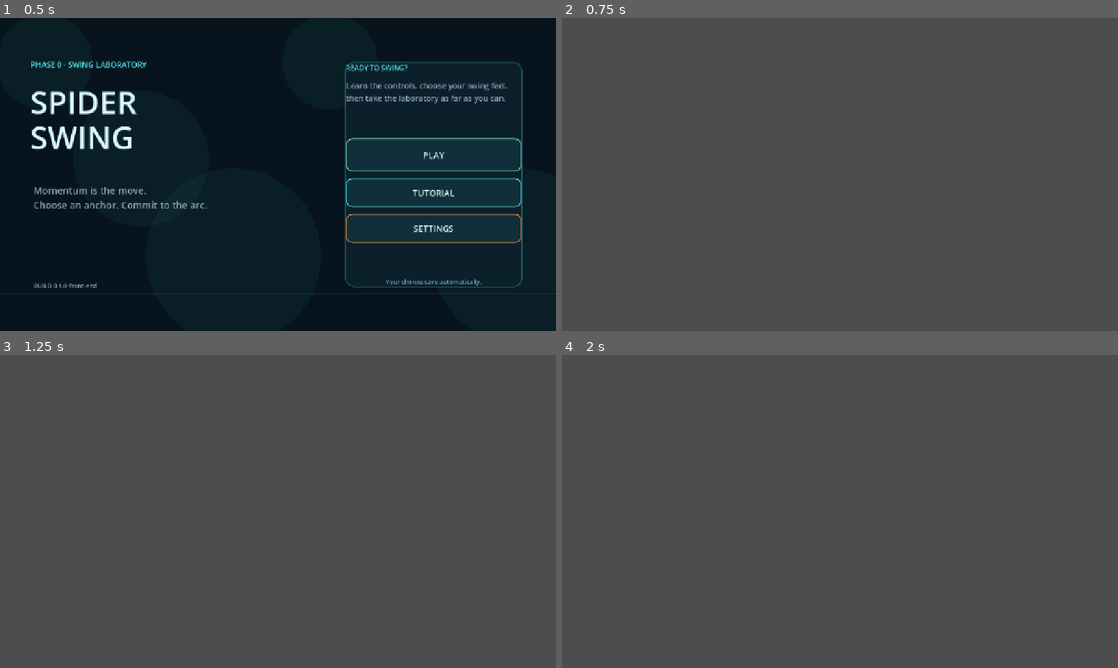
Above: before the commit, frames 1-4 (two rows, left to right).
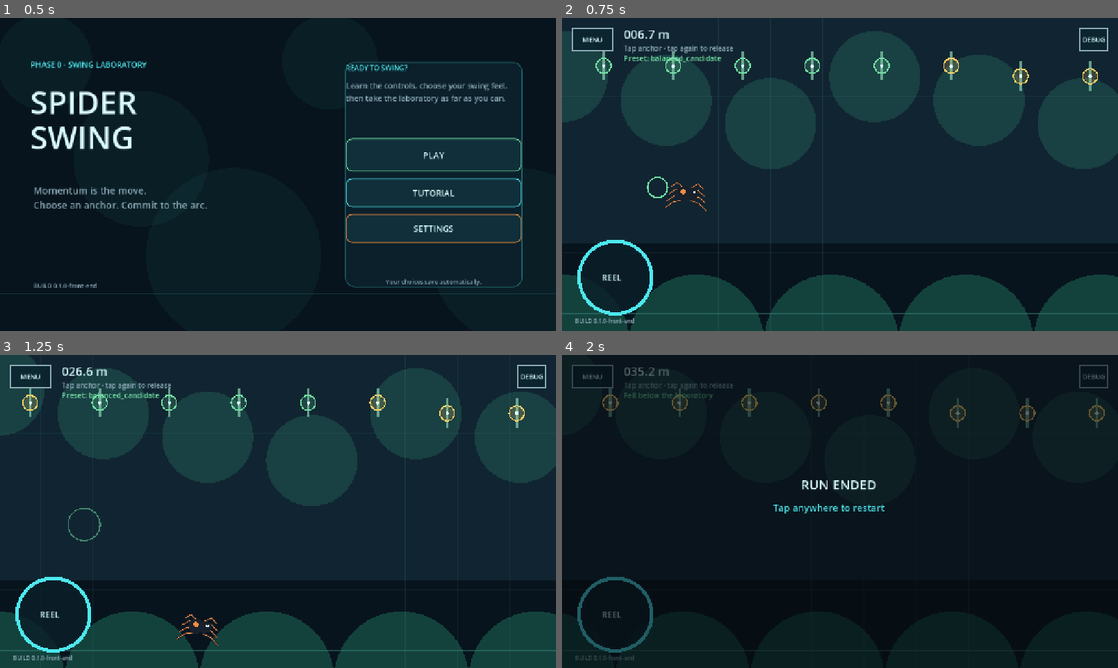
Above: after the commit, the same moments.

Repository: menno420/spider-swing
Game: Godot game, scene res://game/bootstrap/main.tscn
The game is run twice, just before and just after one commit, with the same random seed, the same clock (stepped at 60 frames per second) and the same inputs.
Inputs (mouse positions are in pixels of both pictures, inside the frame that each line leads up to):
- Up to frame 1 (0.5 s): no input
- Up to frame 2 (0.75 s): click "PLAY" at 0.5 s
- Up to frame 3 (1.25 s): no input
- Up to frame 4 (2 s): click (1067, 621) at 1.27 s

Frame 1 is identical in both runs. In frame 2, 100% of the frame differs, in the area x 0-100%, y 0-100%; in frame 3, 100%; in frame 4, 100%.
Error before the commit: Parse Error: Invalid argument for "reset()" function: argument 2 should be "CourseGeometry" but is "PackedVector2Array". (res://game/application/swing_lab_sess…

Commit message:
Implement the Phase 0.5 traversal slice

Diff:
--- a/game/application/swing_lab_session.gd
+++ b/game/application/swing_lab_session.gd
@@ -15,6 +15,7 @@
 
 var _config := SwingConfig.from_preset(SwingConfig.PRESET_BALANCED)
 var _world := SimulationWorld.new()
+var _course_stream := CourseStream.new()
 var _run := RunStateMachine.new()
 var _command_buffer: Array[InputCommand] = []
 var _sequence: int = 0
@@ -65,6 +66,26 @@
 	_buffer(InputCommand.reel(active, _next_sequence(), _world.tick))
 
 
+func request_burst() -> void:
+	if _run.state != RunStateMachine.State.ACTIVE:
+		return
+	_buffer(InputCommand.burst(_next_sequence(), _world.tick))
+
+
+func request_burst_from_gesture(world_target: Vector2) -> void:
+	if _run.state != RunStateMachine.State.ACTIVE:
+		return
+	if _world.web.attached and world_target.distance_to(_world.web.anchor) <= \
+			_config.surface_snap_distance * 1.25:
+		request_burst()
+		return
+	event_published.emit(SimulationEvent.make(
+		SimulationEvent.Kind.BURST_UNAVAILABLE,
+		world_target,
+		"Double-tap the attached web target",
+	))
+
+
 func request_restart() -> void:
 	_reset_run()
 
@@ -158,6 +179,11 @@
 		"velocity": [_world.velocity.x, _world.velocity.y],
 		"rope_length": _world.web.rope_length,
 		"reel_energy": _world.web.reel_energy,
+		"burst_cooldown": _world.burst_cooldown_remaining,
+		"stream_chunks": [
+			_course_stream.geometry().first_chunk_index,
+			_course_stream.geometry().last_chunk_index,
+		],
 		"commands": _recorded_commands,
 	}
 	var path := "user://swing_lab_diagnostic.json"
@@ -185,6 +211,8 @@
 			_world.queue_command(command)
 		_command_buffer.clear()
 
+		_world.set_course_geometry(
+			_course_stream.update_for_position(_world.position.x))
 		var events := _world.step(FIXED_DELTA)
 		for event: SimulationEvent in events:
 			if event.kind == SimulationEvent.Kind.DEATH_REQUESTED:
@@ -230,7 +258,8 @@
 
 func _reset_run(clear_replay: bool = true) -> void:
 	_run.reset()
-	_world.reset(_config, _build_course())
+	_course_stream.reset()
+	_world.reset(_config, _course_stream.geometry())
 	_command_buffer.clear()
 	_sequence = 0
 	if clear_replay:
@@ -242,18 +271,6 @@
 		"Swing Laboratory ready",
 	))
 	_publish_snapshot()
-
-
-func _build_course() -> PackedVector2Array:
-	var course := PackedVector2Array()
-	var heights := PackedFloat32Array([150.0, 245.0, 115.0, 300.0, 185.0, 265.0])
-	for index in range(72):
-		course.append(Vector2(
-			480.0 + float(index) * 285.0,
-			heights[index % heights.size()],
-		))
-	return course
-
 
 func _make_snapshot() -> SimulationSnapshot:
 	var snapshot := SimulationSnapshot.new()
@@ -272,10 +289,14 @@
 	snapshot.reel_capacity = _config.reel_energy_capacity
 	snapshot.reel_active = _world.web.reel_active
 	snapshot.reel_lockout = _world.web.reel_lockout_remaining
+	snapshot.burst_cooldown = _world.burst_cooldown_remaining
+	snapshot.burst_cooldown_capacity = _config.burst_cooldown
 	snapshot.run_state = _run.state_name()
 	snapshot.death_cause = _run.death_cause
 	snapshot.preset_name = _config.preset_name
 	snapshot.anchors = _world.anchors.duplicate()
+	snapshot.surface_segments = _world.surface_segments.duplicate()
+	snapshot.obstacles = _world.obstacles.duplicate()
 	snapshot.debug_visible = _debug_visible
 	snapshot.debug_paused = _debug_paused
 	snapshot.slow_motion = _slow_motion
